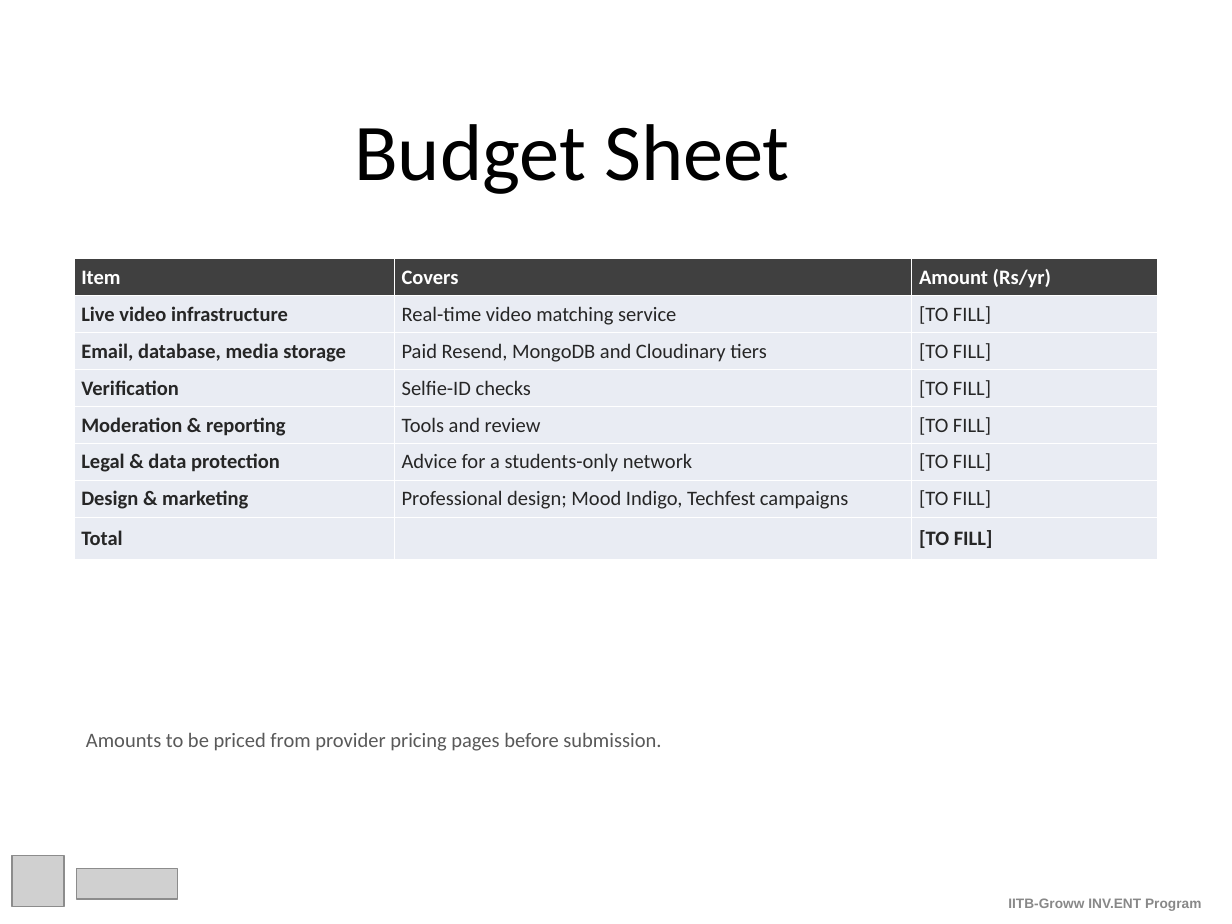
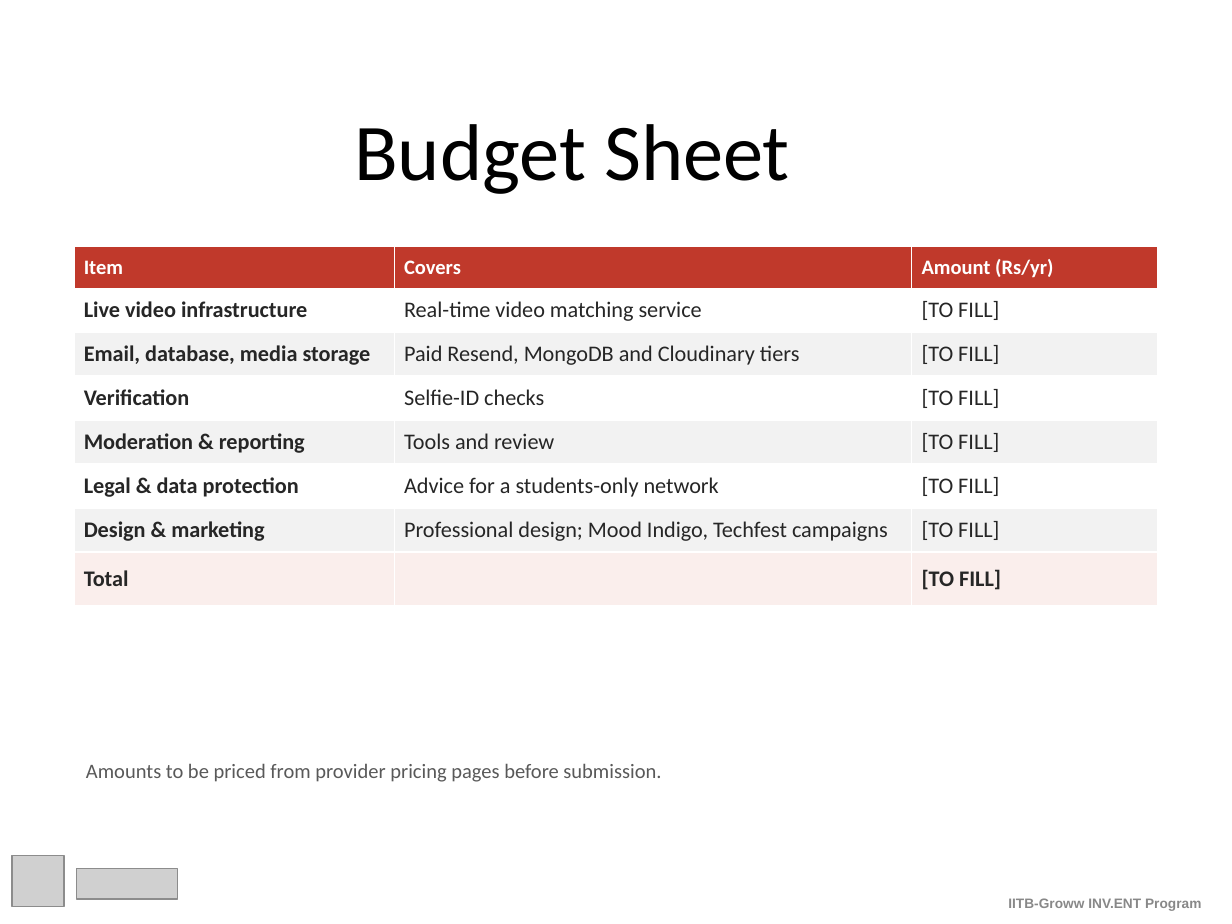
Before and after one commit to Adibhati/Matchalize3, a slide deck: slide 6 of Huh_PitchDeck.pptx. Drawn at 1232x924 pixels with LibreOffice and Linux fonts; fonts in the diff are those of the drawing; grey boxes stand for pictures. Boxes give left, top, right and bottom in pixels: in the first picture for what was removed or moved away, otherwise in the second. Text is boxed around its words. In the diff, an @@ line names an element or a change of style, - is before the commit and + after.

```diff
--- a/Huh_PitchDeck.pptx
+++ b/Huh_PitchDeck.pptx
@@ table at <box>74,246,1158,594</box> @@
@@ fill #404040 to #C0392B in row 1 @@
@@ fill #E9EDF4 to #FFFFFF in 9 cells @@
@@ fill #E9EDF4 to #F2F2F2 in 9 cells @@
@@ fill #E9EDF4 to #FAEEEC in row 8 @@
@@ size 12 to 13 pt @@
@@ table: place and size @@
-table at <box>74,259,1158,554</box>
+table at <box>74,246,1158,594</box>
@@ text "Amounts to be priced from ...": place and size @@
-text "Amounts to be priced from ..." at <box>86,732,661,751</box>
+text "Amounts to be priced from ..." at <box>86,763,661,782</box>
```
Also in this commit, not shown: 5 other slides changed, 7 other files.
